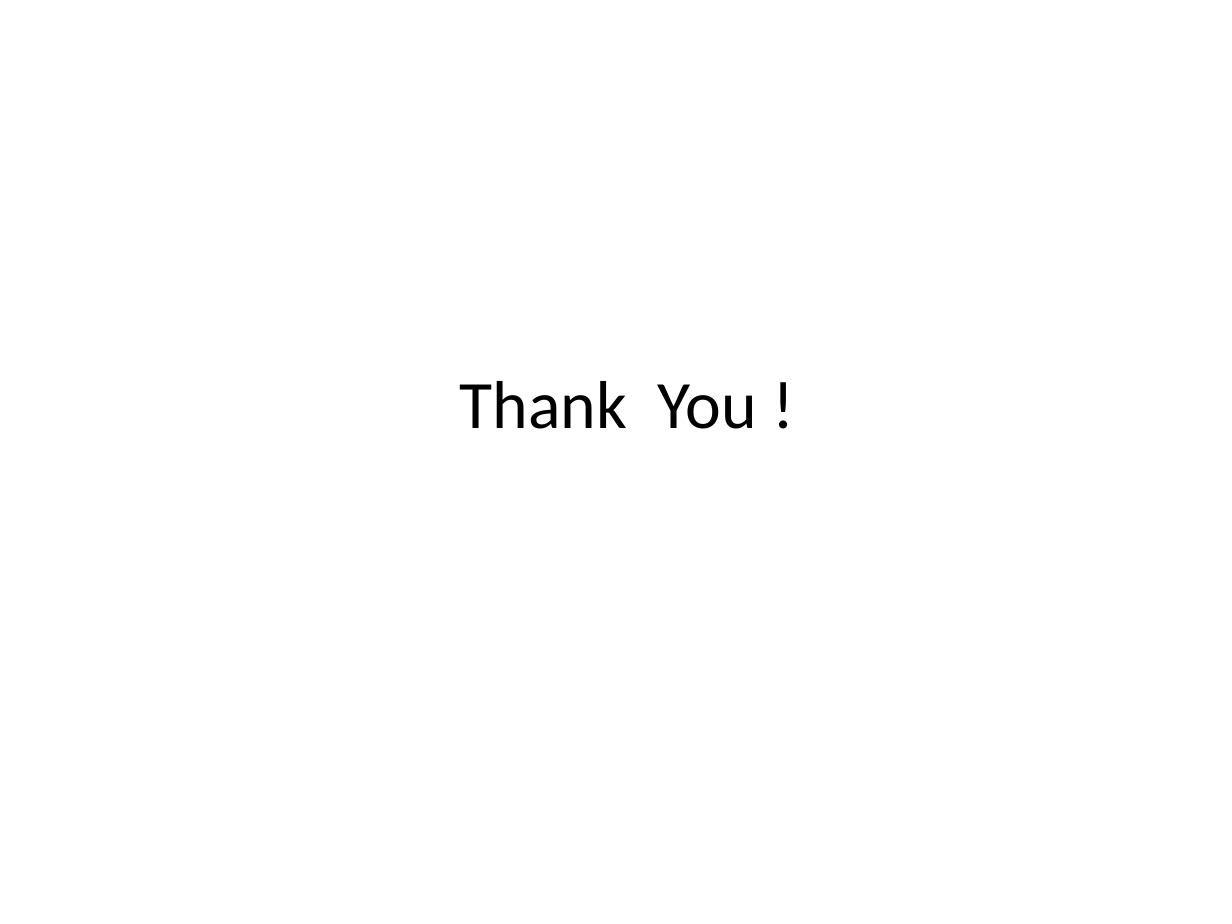
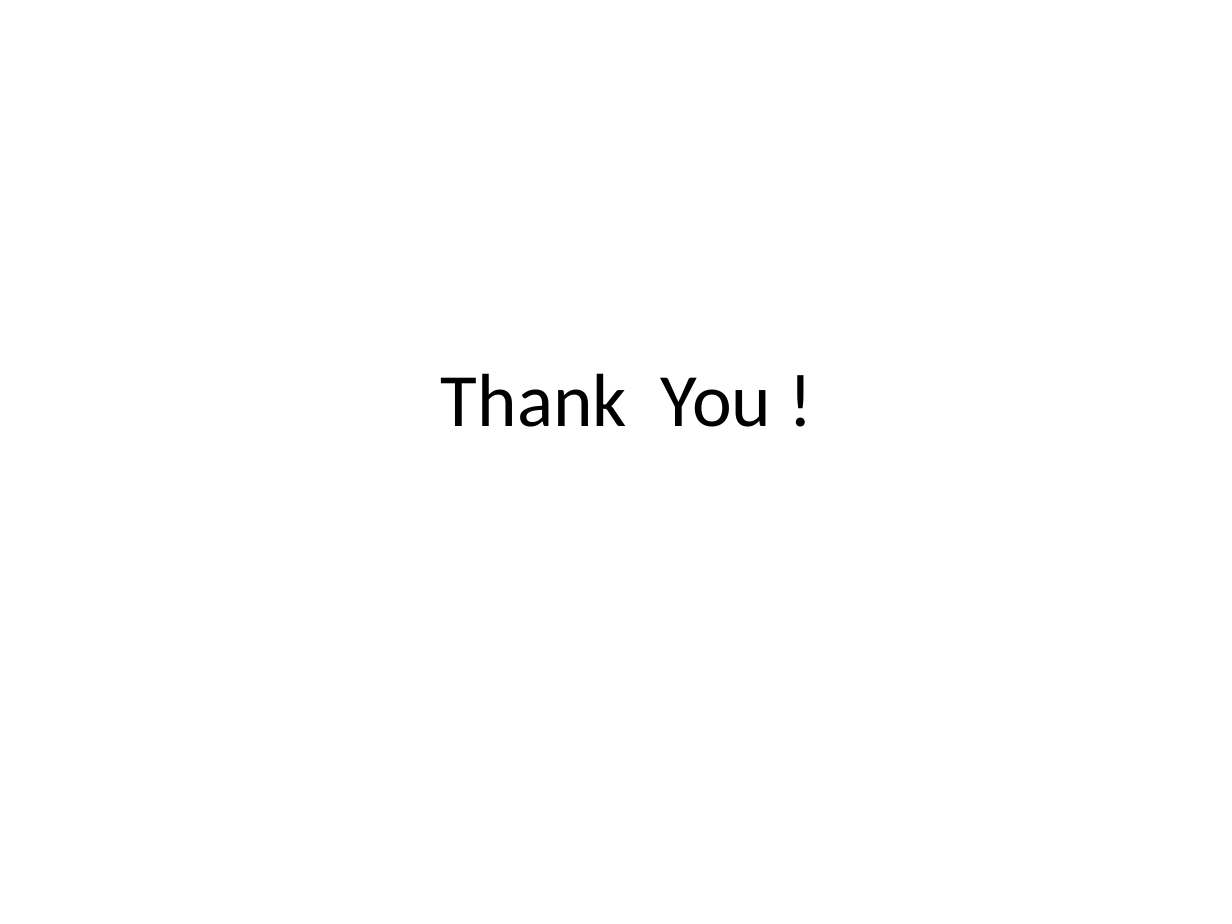
Before and after one commit to MMCOEIT/2018-19-Projects, a slide deck: slide 18 of Group3/Design/Review.pptx (slide 15 before the commit). Drawn at 1232x924 pixels with LibreOffice and Linux fonts; fonts in the diff are those of the drawing. Boxes give left, top, right and bottom in pixels: in the first picture for what was removed or moved away, otherwise in the second. Text is boxed around its words. In the diff, an @@ line names an element or a change of style, - is before the commit and + after.

```diff
--- a/Group3/Design/Review.pptx
+++ b/Group3/Design/Review.pptx
@@ text "Thank You !" at [441, 373, 771, 427]: size 39.6 to 44 pt @@
```
Also in this commit, not shown: 9 other slides changed, 4 slides added, 1 slide removed, 6 other files.
